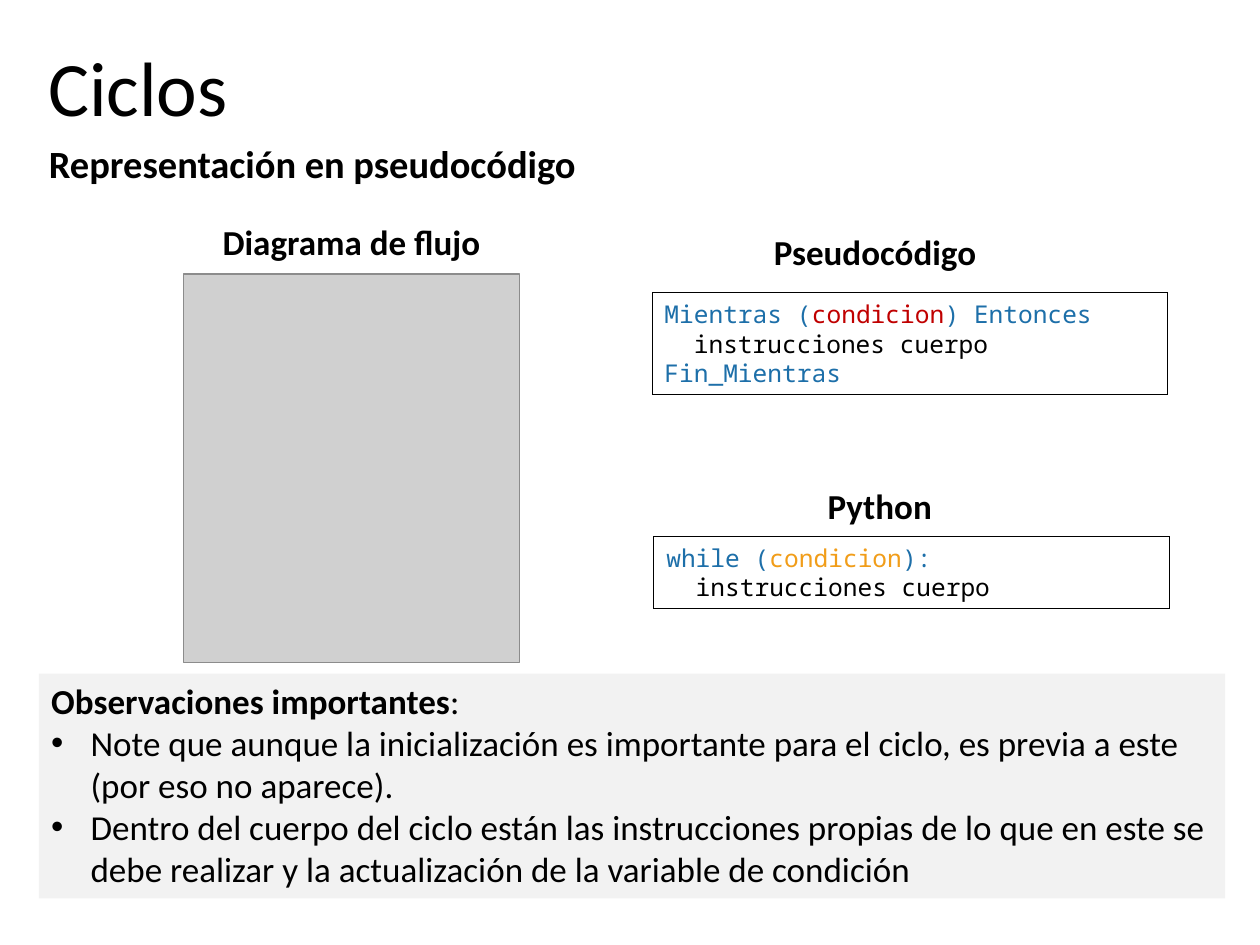
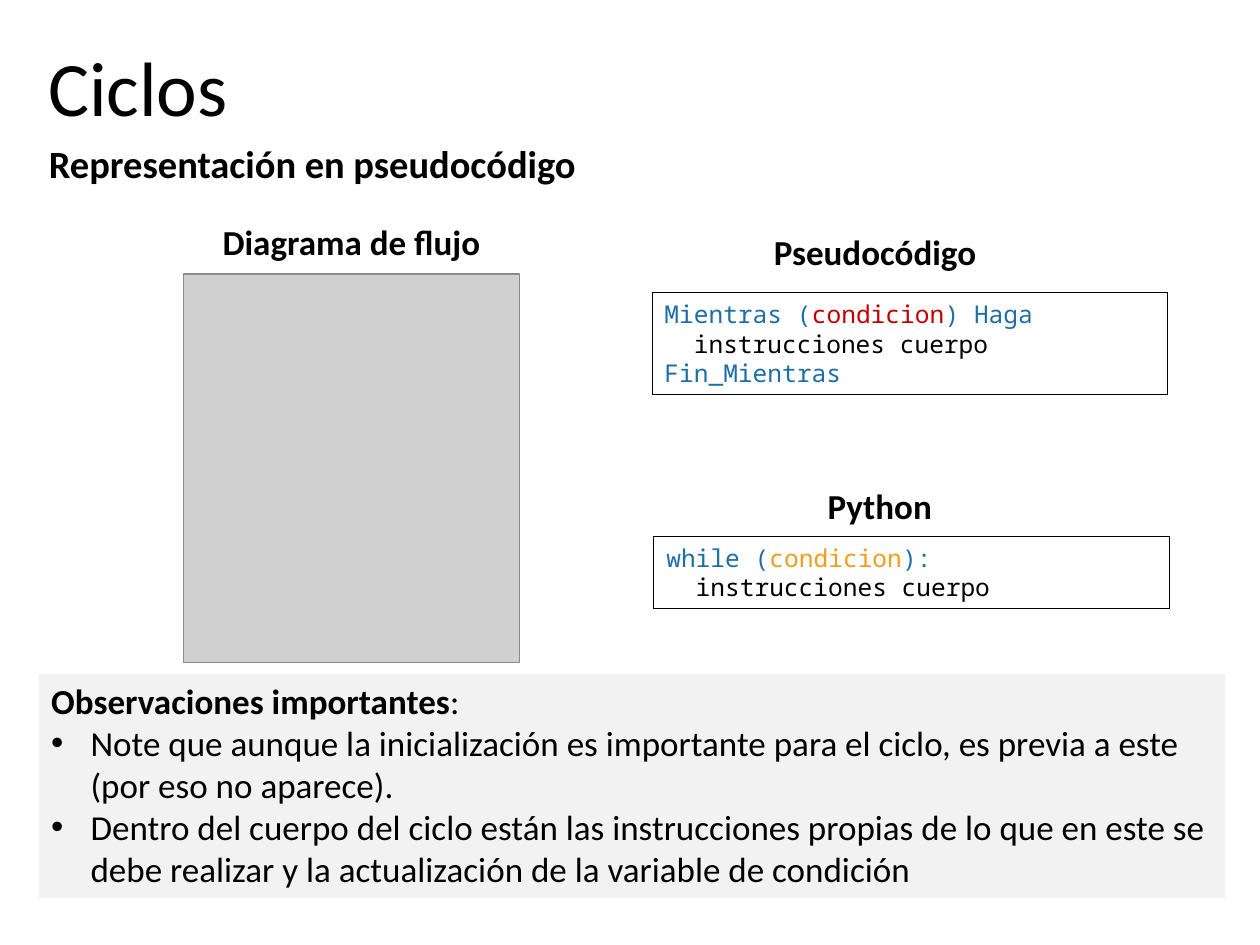
Before and after one commit to algoritmos-UdeA/logica1-20262, a slide deck: slide 27 of clases/7/teoria/clase-07.pptx. Drawn at 1260x945 pixels with LibreOffice and Linux fonts; fonts in the diff are those of the drawing; grey boxes stand for pictures. Boxes give left, top, right and bottom in pixels: in the first picture for what was removed or moved away, otherwise in the second. Text is boxed around its words. In the diff, an @@ line names an element or a change of style, - is before the commit and + after.

```diff
--- a/clases/7/teoria/clase-07.pptx
+++ b/clases/7/teoria/clase-07.pptx
@@ text in rectangle at (x1=664, y1=304, x2=1033, y2=329): text changed @@
-Mientras (condicion) Entonces
+Mientras (condicion) Haga
```
Also in this commit, not shown: 20 other slides changed, 14 slides added, 13 other files.
